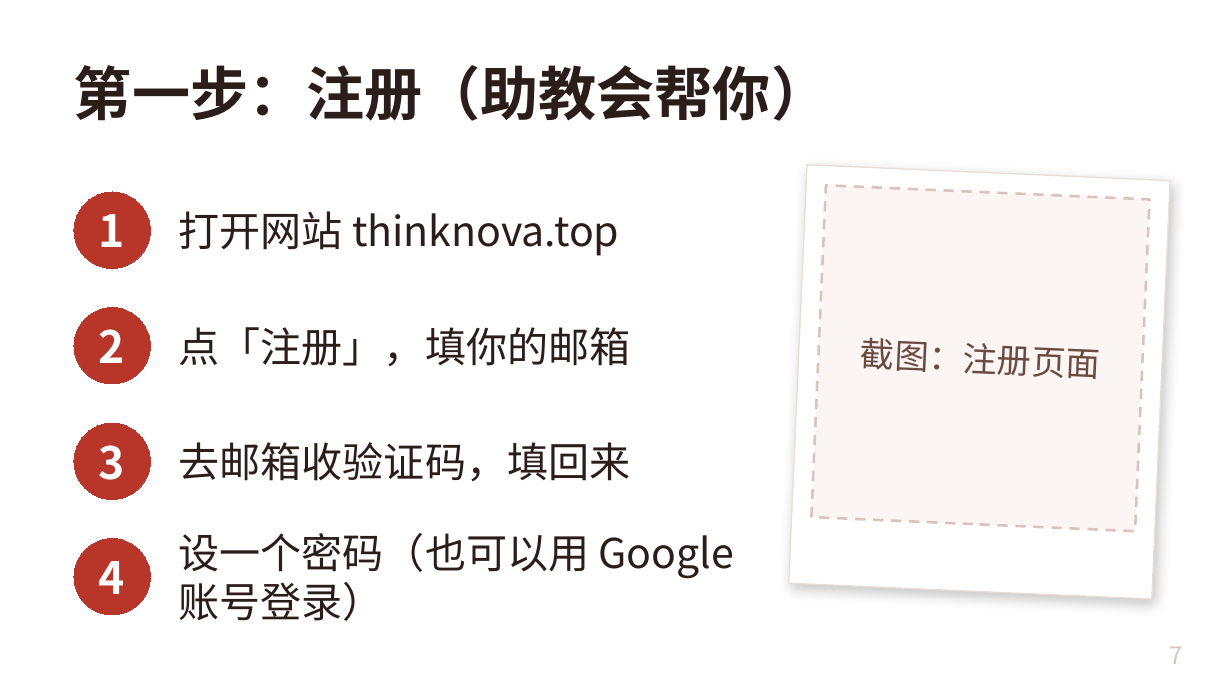
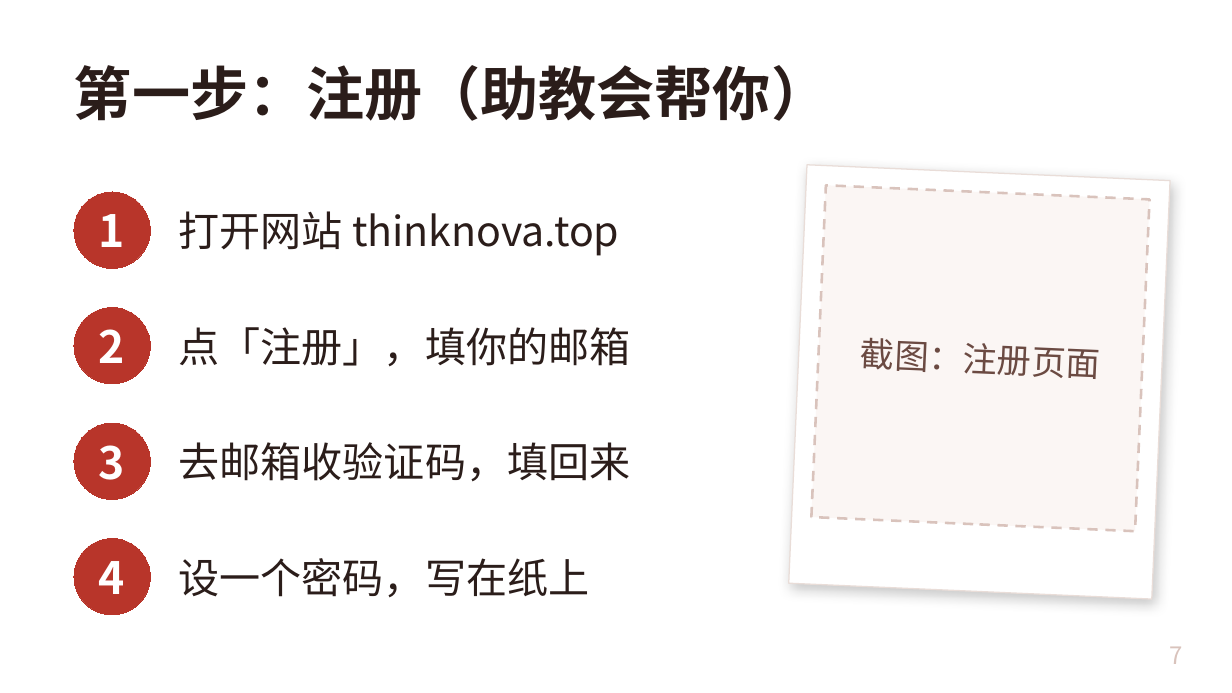
Before and after one commit to freyhuang-11/thinknova-memory, a slide deck: slide 7 of courses/CC长者课_AI情绪焕新/AI情绪焕新_长者课.pptx. Drawn at 1232x693 pixels with LibreOffice and Linux fonts; fonts in the diff are those of the drawing. Boxes give left, top, right and bottom in pixels: in the first picture for what was removed or moved away, otherwise in the second. Text is boxed around its words. In the diff, an @@ line names an element or a change of style, - is before the commit and + after.

```diff
--- a/courses/CC长者课_AI情绪焕新/AI情绪焕新_长者课.pptx
+++ b/courses/CC长者课_AI情绪焕新/AI情绪焕新_长者课.pptx
@@ text at <box>179,558,590,598</box>: text changed @@
-设一个密码（也可以用 Google 账号登录）
+设一个密码，写在纸上
```
Also in this commit, not shown: 12 other slides changed, 2 other files.
